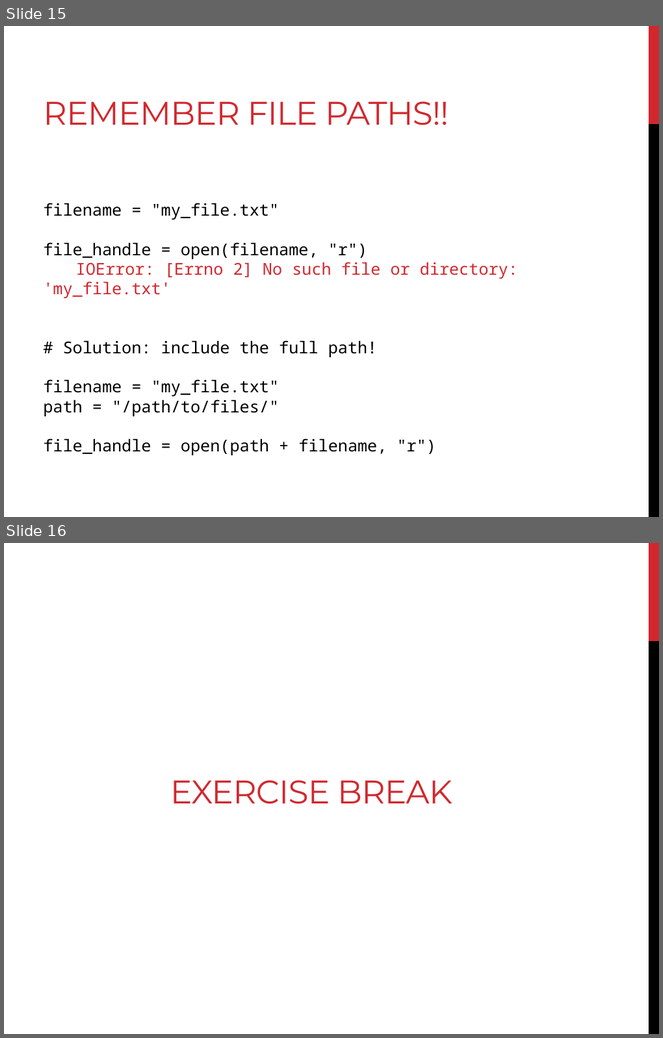
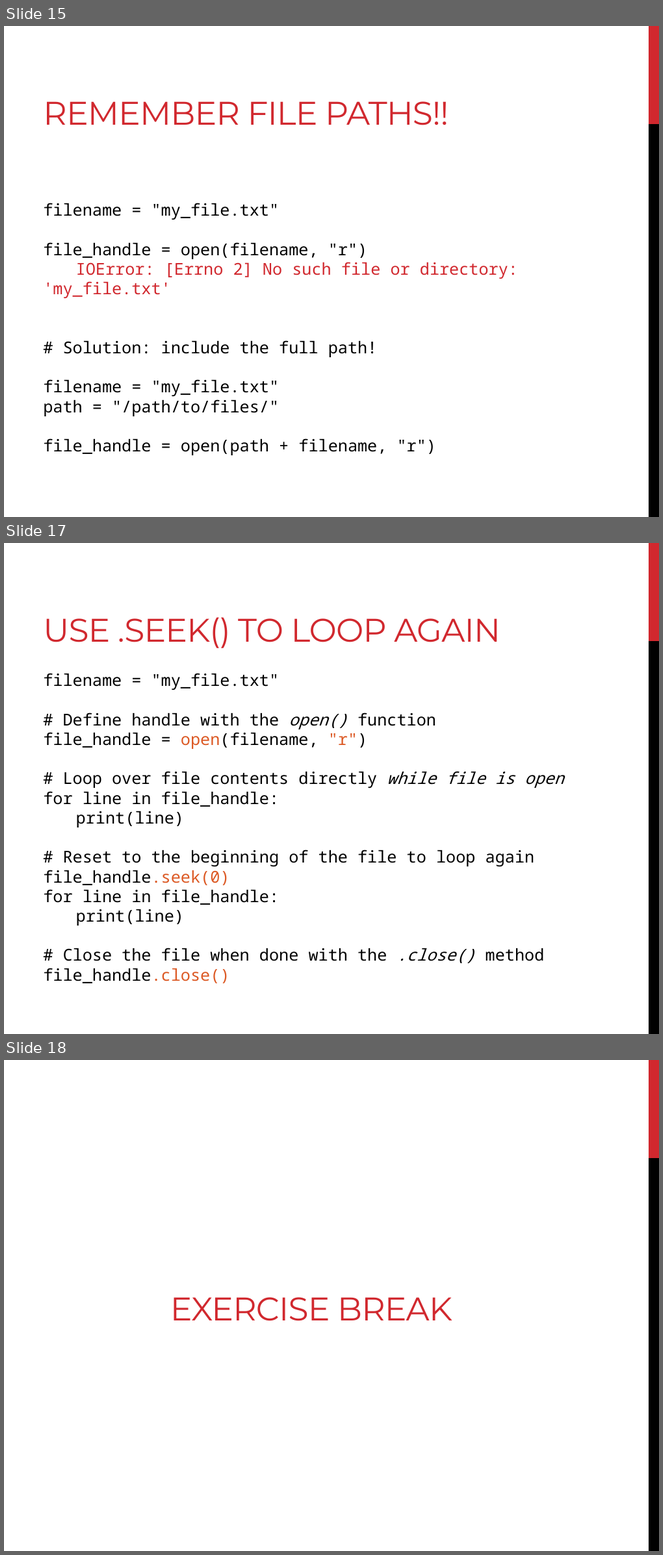
Before and after one commit to sjspielman/bdib2016_python, a slide deck: files/day4_materials/slides_day4.pptx. Shown one above the other, each under a label of ours: slides 15 and 16 before the commit, slides 15, 17 and 18 after it; the slides between them are not shown. The pictures are 663x1038 and 663x1555 pixels, drawn with LibreOffice and Linux fonts; fonts in the diff are those of the drawing. Boxes give left, top, right and bottom in pixels: in the first picture for what was removed or moved away, otherwise in the second. Text is boxed around its words. In the diff, an @@ line names an element or a change of style, - is before the commit and + after.

```diff
--- a/files/day4_materials/slides_day4.pptx
+++ b/files/day4_materials/slides_day4.pptx
@@ slide 17 added at <box>4,543,659,1034</box>, background #FFFFFF; not listed: 2 template elements that a slide beside it also shows @@
@@ title added at <box>43,617,501,648</box>, 36 pt, text #D1282E @@
+USE .SEEK() TO LOOP AGAIN
@@ text added at <box>43,673,564,984</box>, 18 pt, text #000000 @@
+filename = "my_file.txt"
+# Define handle with the open() function
+file_handle = open(filename, "r")
+# Loop over file contents directly while file is open
+for line in file_handle:
+print(line)
+# Reset to the beginning of the file to loop again
+file_handle.seek(0)
+for line in file_handle:
+print(line)
+# Close the file when done with the .close() method
+file_handle.close()
@@ what was slide 16 is now slide 18 @@
```
Also in this commit, not shown: 6 slides changed, 1 other slide added, 1 other file.
